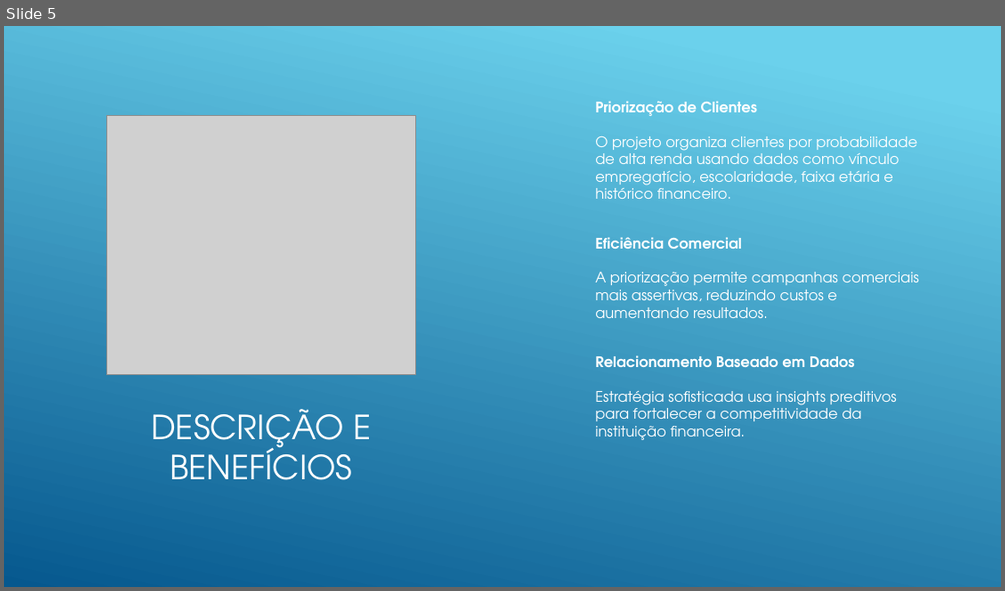
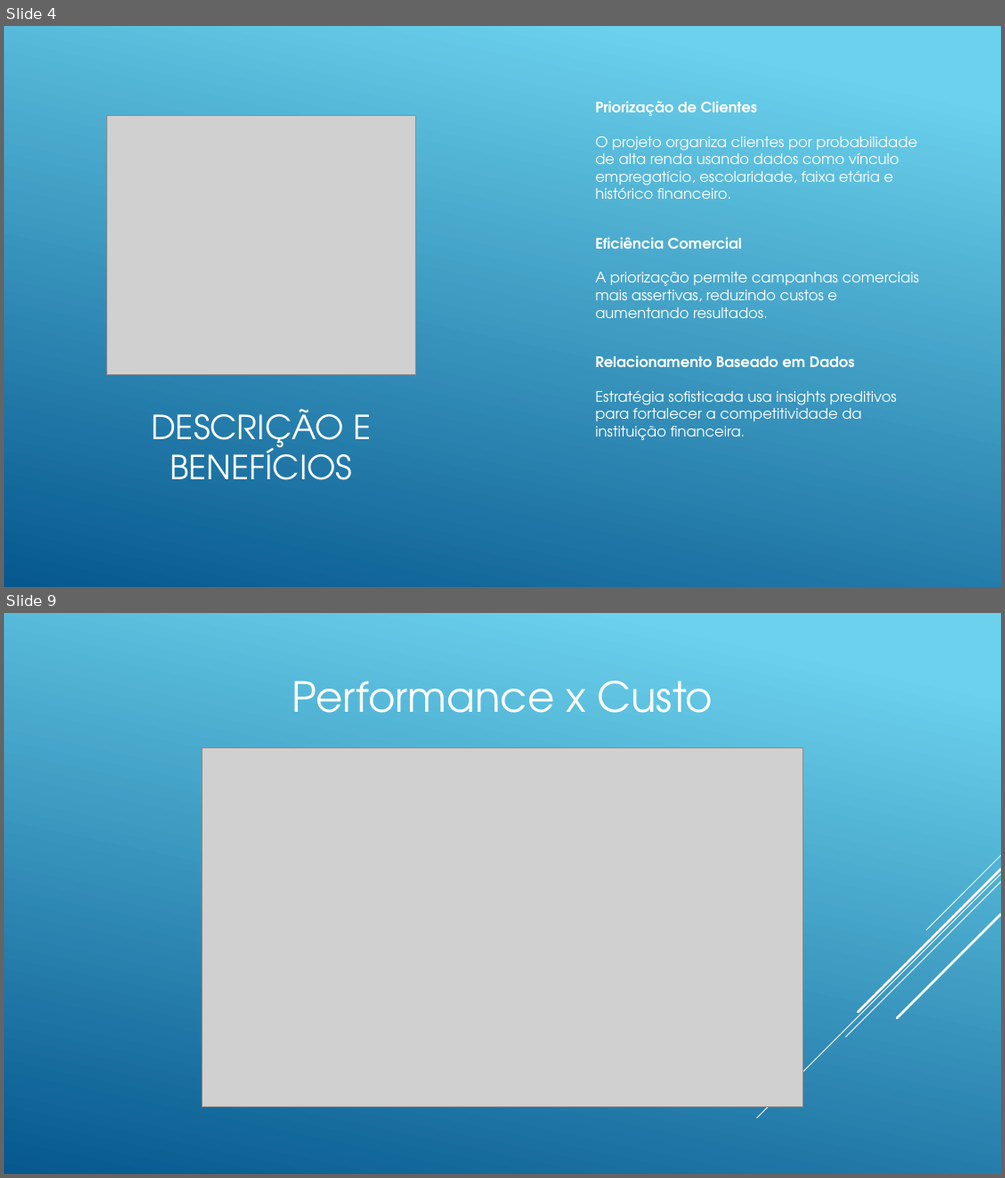
Before and after one commit to lincolngmc/caixaVersoGrupo5Modulo2, a slide deck: segmentacao_clientes_alta_renda.pptx. Shown one above the other, each under a label of ours: slide 5 before the commit, slides 4 and 9 after it; the slides between them are not shown. The pictures are 1005x591 and 1005x1178 pixels, drawn with LibreOffice and Linux fonts; fonts in the diff are those of the drawing; grey boxes stand for pictures. Boxes give left, top, right and bottom in pixels: in the first picture for what was removed or moved away, otherwise in the second. Text is boxed around its words. In the diff, an @@ line names an element or a change of style, - is before the commit and + after.

```diff
--- a/segmentacao_clientes_alta_renda.pptx
+++ b/segmentacao_clientes_alta_renda.pptx
@@ slide 9 added at [4, 613, 1001, 1174], background gradient #6ED2EB to #06588E @@
@@ text added at [291, 681, 713, 713], 40 pt, text #FFFFFF @@
+Performance x Custo
@@ picture added at [202, 747, 802, 1107] @@
@@ group added at [757, 855, 1001, 1118]: 5 lines @@
@@ what was slide 5 is now slide 4 @@
```
Also in this commit, not shown: 4 slides changed, 3 other slides added, 11 slides removed, 1 other file.
